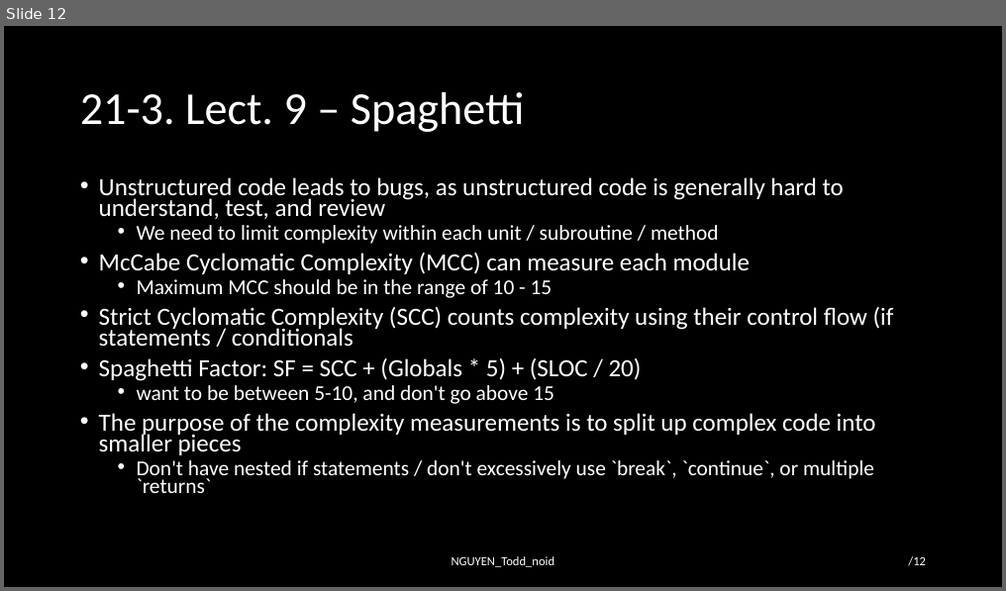
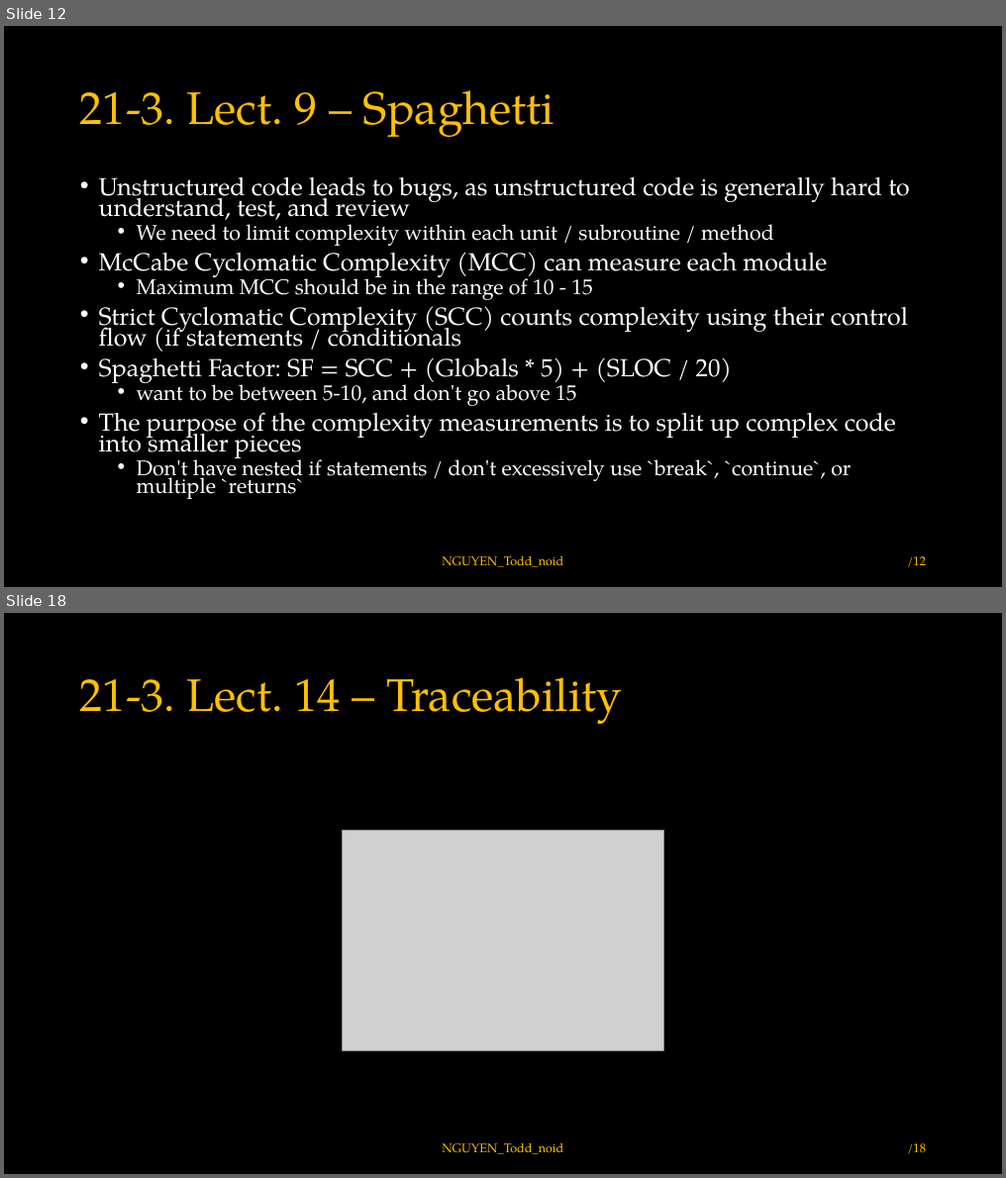
Before and after one commit to toddnguyen-gf/embedded-training, a slide deck: ece-18-642/lec-20-to-24/hw21/HW21_NGUYEN_Todd_noid.pptx. Shown one above the other, each under a label of ours: slide 12 before the commit, slides 12 and 18 after it; the slides between them are not shown. The pictures are 1006x591 and 1006x1178 pixels, drawn with LibreOffice and Linux fonts; fonts in the diff are those of the drawing; grey boxes stand for pictures. Boxes give left, top, right and bottom in pixels: in the first picture for what was removed or moved away, otherwise in the second. Text is boxed around its words. In the diff, an @@ line names an element or a change of style, - is before the commit and + after.

```diff
--- a/ece-18-642/lec-20-to-24/hw21/HW21_NGUYEN_Todd_noid.pptx
+++ b/ece-18-642/lec-20-to-24/hw21/HW21_NGUYEN_Todd_noid.pptx
@@ slide 18 added at <box>4,613,1002,1174</box>, background #000000 @@
@@ title added at <box>80,677,622,724</box>, 44 pt, text #FFC000 @@
+21-3. Lect. 14 – Traceability
@@ picture added at <box>342,830,664,1051</box> @@
@@ text added at <box>442,1144,563,1155</box>, 12 pt, text #FFC000 @@
+NGUYEN_Todd_noid
@@ page number added at <box>907,1144,926,1155</box>, 12 pt, text #FFC000 @@
+/18
@@ slide 12 changed as well @@
@@ text "Unstructured code leads to bugs, ..." at <box>99,177,910,499</box>: font Calibri to TeX Gyre Pagella @@
@@ font Calibri to TeX Gyre Pagella, text colour #FFFFFF to #FFC000 in 3 elements at <box>80,90,554,137</box>, <box>442,557,563,568</box>, <box>907,557,926,568</box> @@
```
Also in this commit, not shown: 11 other slides changed, 6 other slides added.
